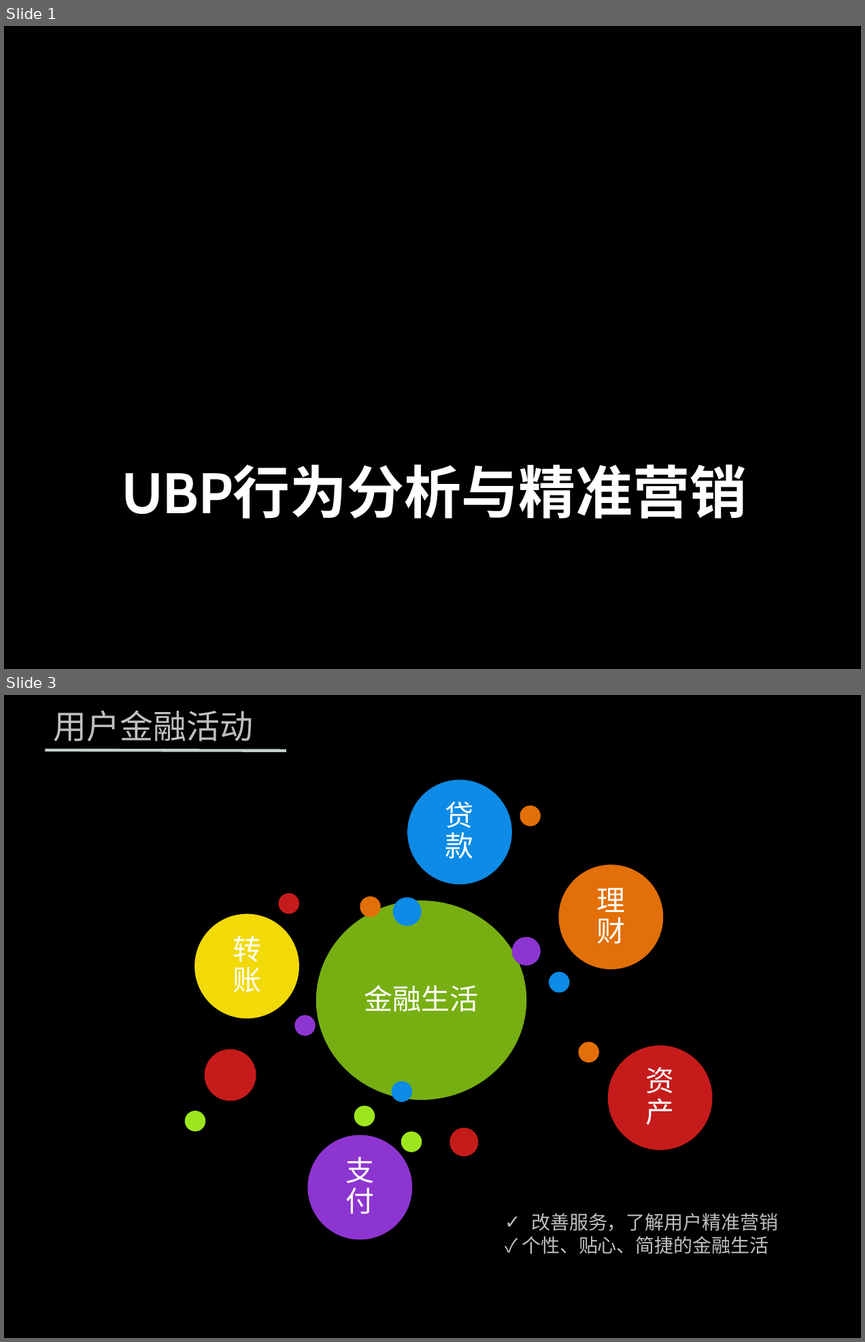
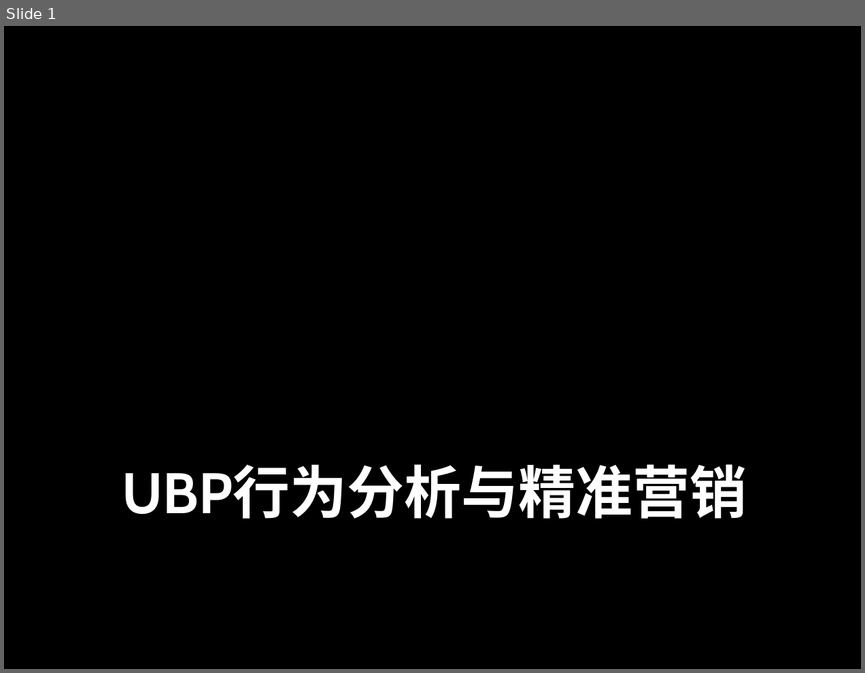
Before and after one commit to zhenghong/UBP, a slide deck: 营销.pptx. Shown one above the other, each under a label of ours: slides 1 and 3 before the commit, slide 1 after it; the slides between them are not shown. The pictures are 865x1342 and 865x673 pixels, drawn with LibreOffice and Linux fonts; fonts in the diff are those of the drawing; background and template pictures are left out. Boxes give left, top, right and bottom in pixels: in the first picture for what was removed or moved away, otherwise in the second. Text is boxed around its words. In the diff, an @@ line names an element or a change of style, - is before the commit and + after.

```diff
--- a/营销.pptx
+++ b/营销.pptx
@@ slide 3 removed at (4, 695, 861, 1338), background picture (left out) @@
@@ text removed at (54, 710, 254, 741) @@
-用户金融活动
@@ line removed from (45, 750) to (286, 751) @@
@@ group removed at (185, 780, 713, 1239): 20 ellipses, 6 texts @@
-金融生活
-转账
-理财
-资产
-支付
-贷款
@@ text removed at (521, 1212, 778, 1254) @@
-✓ 改善服务，了解用户精准营销
-✓ 个性、贴心、简捷的金融生活
```
Also in this commit, not shown: 5 slides changed, 1 slide added.
